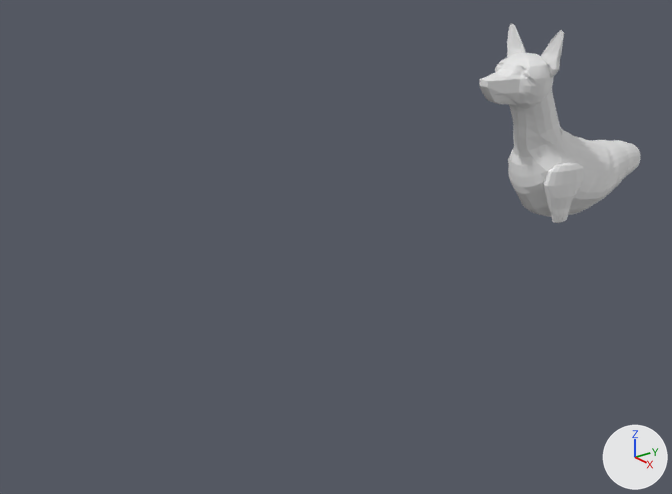
The Blender file tachita.blend: old version first, new version second.
Before and after are seen from a 50 mm camera at (5.97, -6.53, 3.97) aimed at (-0.17, -1.89, 1.04). Arrows for +X, +Y and +Z are at lower right; the lights stay in place.
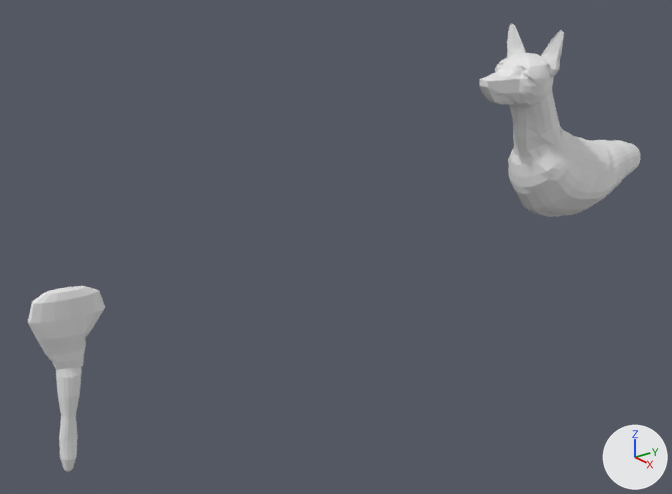
Pixel boxes [x1, y1, x2, y2] of what changed, in the pictures (672 x 494 px):
'Sphere.007', moved
    before: [544, 163, 584, 223]
    after: [28, 286, 105, 371]
'Sphere.008', added
    after: [56, 367, 82, 473]

The edits, one by one:
Mesh me_sphere_005 is new.
It has 114 vertices, 128 faces and spans x -0.291..0.265, y -0.395..0.268, z -0.294..0.306.
Object 'Sphere.007' (ob_sphere_007) moves from (0.31, 0.544, 1.188) to (0.31, -4.537, 1.188).
Object 'Sphere.008' (ob_sphere_008) is new; it shows me_sphere_005.
Its location is (0.324, -4.6, 0.541).
Its rotation in degrees is (-10, -3.6, 0.1).
Its scale is (0.272, 0.272, 1.48).
